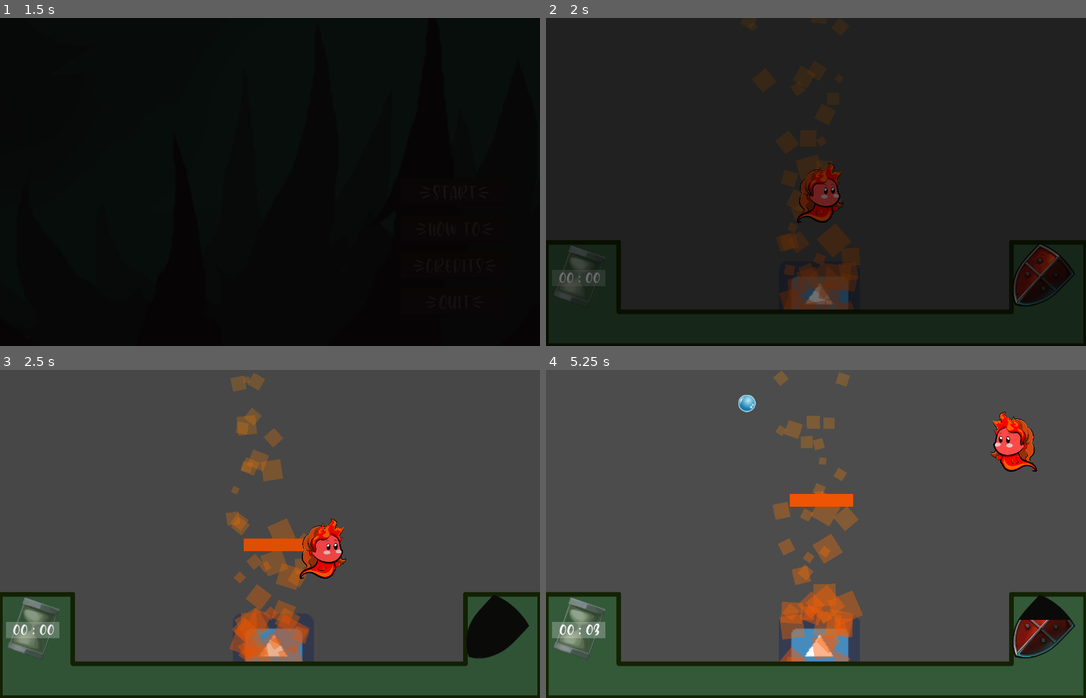
Above: before the commit, frames 1-4 (two rows, left to right).
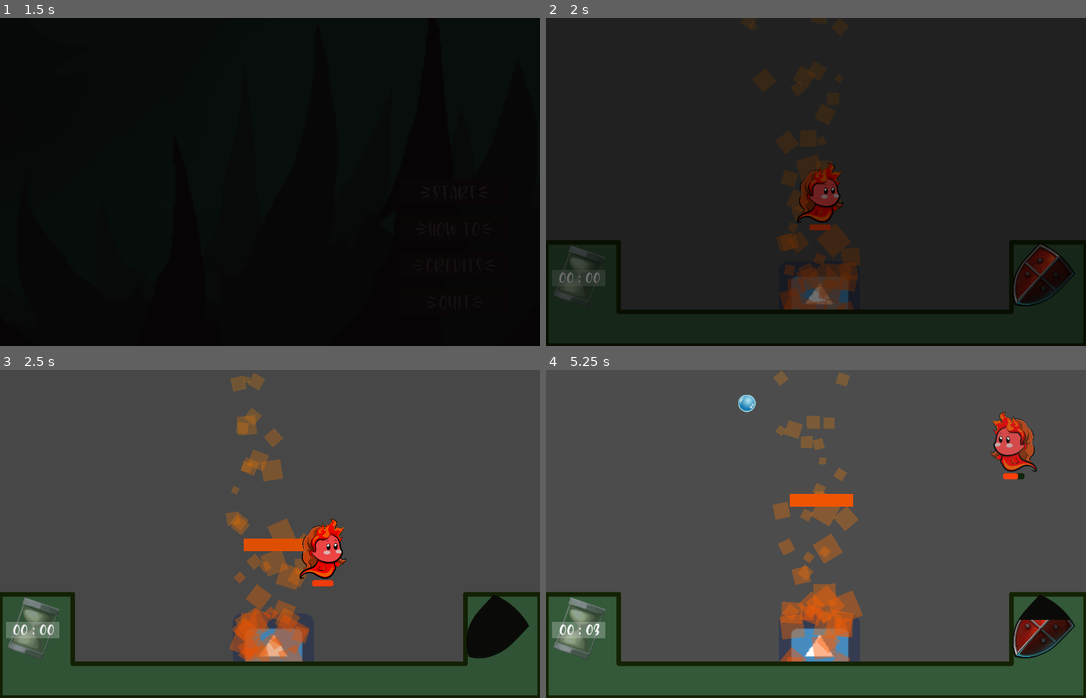
Above: after the commit, the same moments.

Repository: xenoexplorator/ludum46
Game: Godot game, scene res://UI/Menu/MainMenu.tscn
Two runs of this game, one before a commit and one after it. Both use one fixed random seed, a clock stepped at 60 frames per second and the inputs below. The engine's default icon, where the game draws it, is replaced by a stand-in: a white triangle on a blue panel in a dark square.
Inputs:
- Up to frame 1 (1.5 s): click "{Start}" at 0.5 s; click "{Start}" at 1.25 s
- Up to frame 2 (2 s): no input
- Up to frame 3 (2.5 s): hold D (move_right) from 2.03 s (still down); tap Space (spawn_barrier) at 2.1 s
- Up to frame 4 (5.25 s): release D (move_right) at 2.78 s; hold S (move_down) 2.78-3.53 s; tap Space (spawn_barrier) every 0.75 s from 2.85 to 5.1 s; hold D (move_right) 3.53-4.28 s; hold W (move_up) 4.28-5.03 s; hold A (move_left) from 5.03 s (still down)

Frame 1 is identical in both runs. In frame 2, less than 0.1% of the frame differs, in the area x 48-53%, y 62-65%; in frame 3, less than 0.1%; in frame 4, 0.8%, in the area x 82-91%, y 12-34%.

Commit message:
Personnage a maintenant des PV

Diff:
--- a/Player/Player.gd
+++ b/Player/Player.gd
@@ -4,6 +4,11 @@
 
 export (int) var MovementSpeed : int
 export (float) var UpdraftMultiplier : float
+export (float) var HealingSpeed : float = 4
+export (float) var DamagePerDroplet : float = 15
+
+const MaskNoWater = 15
+const MaskWithWater = 31
 
 var is_in_heat : bool = false
 
@@ -22,6 +27,21 @@
 	if Input.is_action_just_pressed("spawn_barrier"):
 		$BarrierSkill.use_skill()
 
+	if is_in_heat:
+		$HeatGauge.value += (100/HealingSpeed) * delta
+		collision_mask = MaskWithWater
+		set_alpha()
+
+func hurt():
+	$HeatGauge.value -= DamagePerDroplet
+	set_alpha()
+	if $HeatGauge.value == 0:
+		collision_mask = MaskNoWater
+
+func set_alpha():
+	var alpha = (0.8 * ($HeatGauge.value/100)) + 0.2
+	print(alpha)
+	$Sprite.modulate = Color(1, 1, 1, alpha)
 
 func get_inputs() -> Vector2:
 	var dir : Vector2
--- a/Player/Player.tscn
+++ b/Player/Player.tscn
@@ -29,6 +29,27 @@
 "values": [ Vector2( 1, 1 ), Vector2( 0.7, 1.2 ), Vector2( 1, 1 ) ]
 }
 
+[sub_resource type="StyleBoxFlat" id=4]
+bg_color = Color( 0.0705882, 0.14902, 0.0392157, 1 )
+corner_radius_top_left = 5
+corner_radius_top_right = 5
+corner_radius_bottom_right = 5
+corner_radius_bottom_left = 5
+
+[sub_resource type="StyleBoxFlat" id=5]
+bg_color = Color( 1, 0.254902, 0.0509804, 1 )
+corner_radius_top_left = 5
+corner_radius_top_right = 5
+corner_radius_bottom_right = 5
+corner_radius_bottom_left = 5
+
+[sub_resource type="Theme" id=6]
+ProgressBar/colors/font_color = Color( 0.94, 0.94, 0.94, 1 )
+ProgressBar/colors/font_color_shadow = Color( 0, 0, 0, 1 )
+ProgressBar/fonts/font = null
+ProgressBar/styles/bg = SubResource( 4 )
+ProgressBar/styles/fg = SubResource( 5 )
+
 [node name="Player" type="RigidBody2D"]
 collision_layer = 4
 collision_mask = 31
@@ -58,4 +79,16 @@
 [node name="BarrierSkill" type="Node2D" parent="."]
 script = ExtResource( 3 )
 cooldown = 5.0
+
+[node name="HeatGauge" type="ProgressBar" parent="."]
+margin_left = -25.0
+margin_top = 75.0493
+margin_right = 25.0
+margin_bottom = 89.0493
+theme = SubResource( 6 )
+value = 100.0
+percent_visible = false
+__meta__ = {
+"_edit_use_anchors_": false
+}
 [connection signal="body_entered" from="." to="." method="_on_Player_body_entered"]
--- a/Rain/RainDrop.gd
+++ b/Rain/RainDrop.gd
@@ -18,4 +18,6 @@
 
 
 func _on_body_entered(body: Node) -> void:
+	if body is Player:
+		body.hurt()
 	queue_free()
Not shown: 1 places in Player/Player.tscn that only renumber resources
